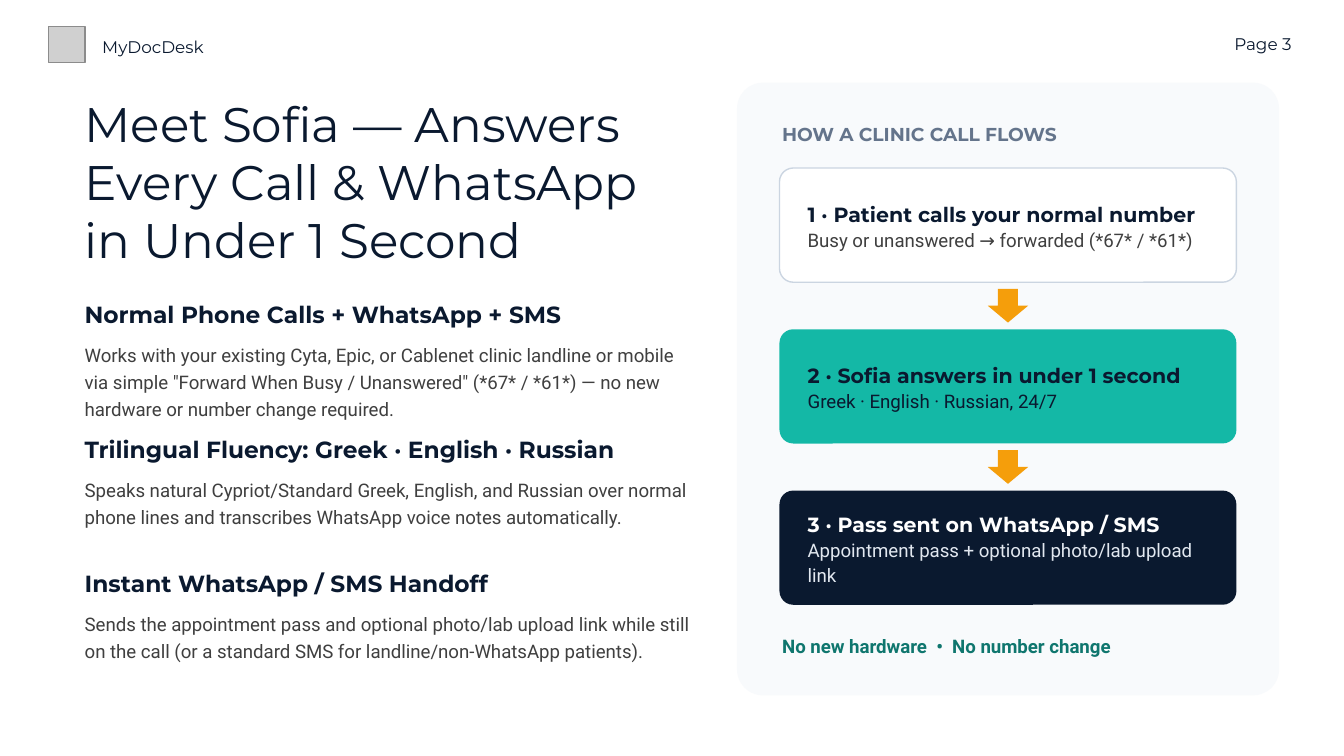
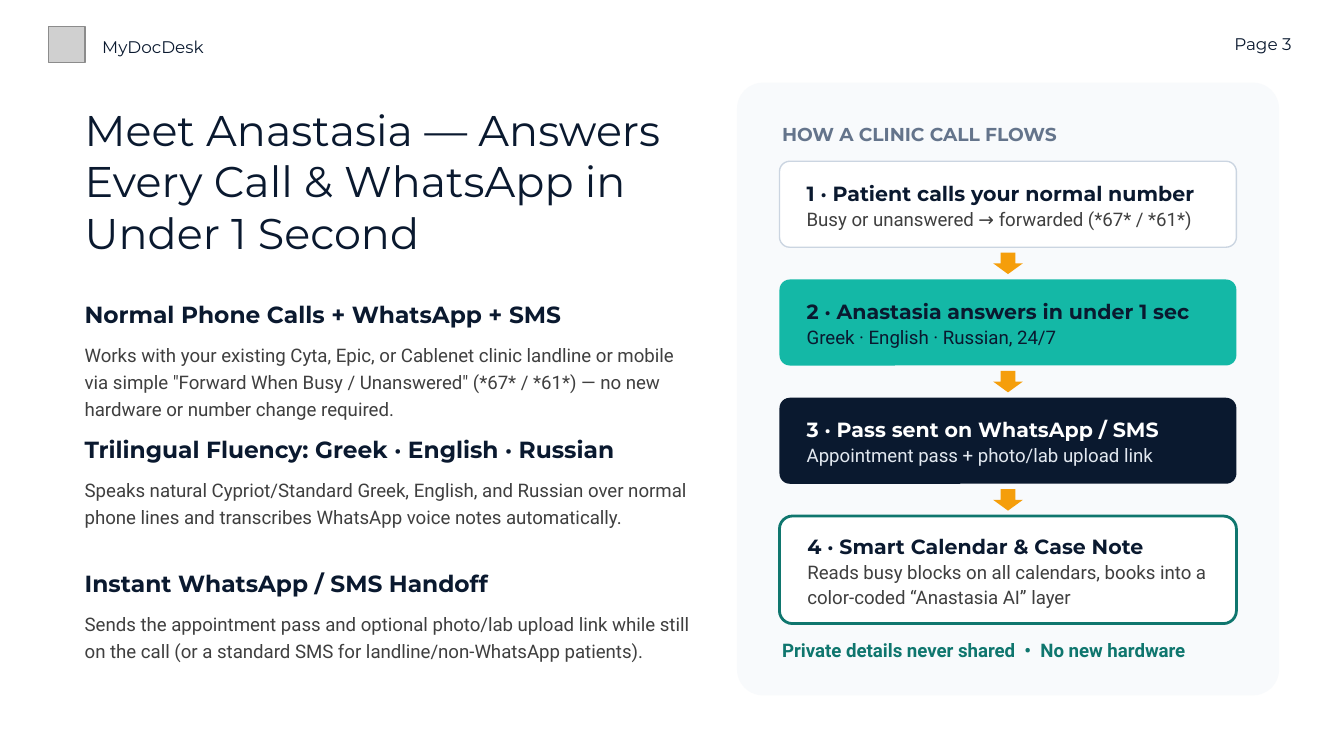
Before and after one commit to christostaliadoros-tknights/mydocdesk, a slide deck: slide 3 of assets/MyDocDesk_Pitch_Deck.pptx. Drawn at 1344x756 pixels with LibreOffice and Linux fonts; fonts in the diff are those of the drawing; grey boxes stand for pictures. Boxes give left, top, right and bottom in pixels: in the first picture for what was removed or moved away, otherwise in the second. Text is boxed around its words. In the diff, an @@ line names an element or a change of style, - is before the commit and + after.

```diff
--- a/assets/MyDocDesk_Pitch_Deck.pptx
+++ b/assets/MyDocDesk_Pitch_Deck.pptx
@@ text at (85,114,660,250): text changed; size 26 to 23 pt @@
-Meet Sofia — Answers Every Call & WhatsApp in Under 1 Second
+Meet Anastasia — Answers Every Call & WhatsApp in Under 1 Second
@@ rounded rectangle "1 · Patient calls your ...": place and size @@
-rounded rectangle "1 · Patient calls your ..." at (780,168,1236,282)
+rounded rectangle "1 · Patient calls your ..." at (780,161,1236,247)
@@ down arrow: place and size @@
-down arrow at (988,289,1028,323)
+down arrow at (993,253,1023,274)
@@ rounded rectangle "2 · Anastasia answers in ...": place and size @@
-rounded rectangle "2 · Anastasia answers in ..." at (780,329,1236,444)
+rounded rectangle "2 · Anastasia answers in ..." at (780,280,1236,366)
@@ text in rounded rectangle at (807,303,1189,319): text changed @@
-2 · Sofia answers in under 1 second
+2 · Anastasia answers in under 1 sec
@@ down arrow: place and size @@
-down arrow at (988,450,1028,484)
+down arrow at (993,371,1023,392)
@@ rounded rectangle "3 · Pass sent on ...": place and size @@
-rounded rectangle "3 · Pass sent on ..." at (780,491,1236,605)
+rounded rectangle "3 · Pass sent on ..." at (780,398,1236,484)
@@ text in rounded rectangle at (807,448,1153,466): text changed @@
-Appointment pass + optional photo/lab upload link
+Appointment pass + photo/lab upload link
@@ down arrow added at (993,489,1023,511), fill #F59E0B @@
@@ rounded rectangle added at (780,516,1236,624), fill #FFFFFF, outline #0F766E 1.5 pt, 10 pt, text #3F3F3F @@
+4 · Smart Calendar & Case Note
+Reads busy blocks on all calendars, books into a color-coded “Anastasia AI” layer
@@ text at (782,643,1185,657): text changed @@
-No new hardware • No number change
+Private details never shared • No new hardware
```
Also in this commit, not shown: 3 other slides changed, 5 other files.
